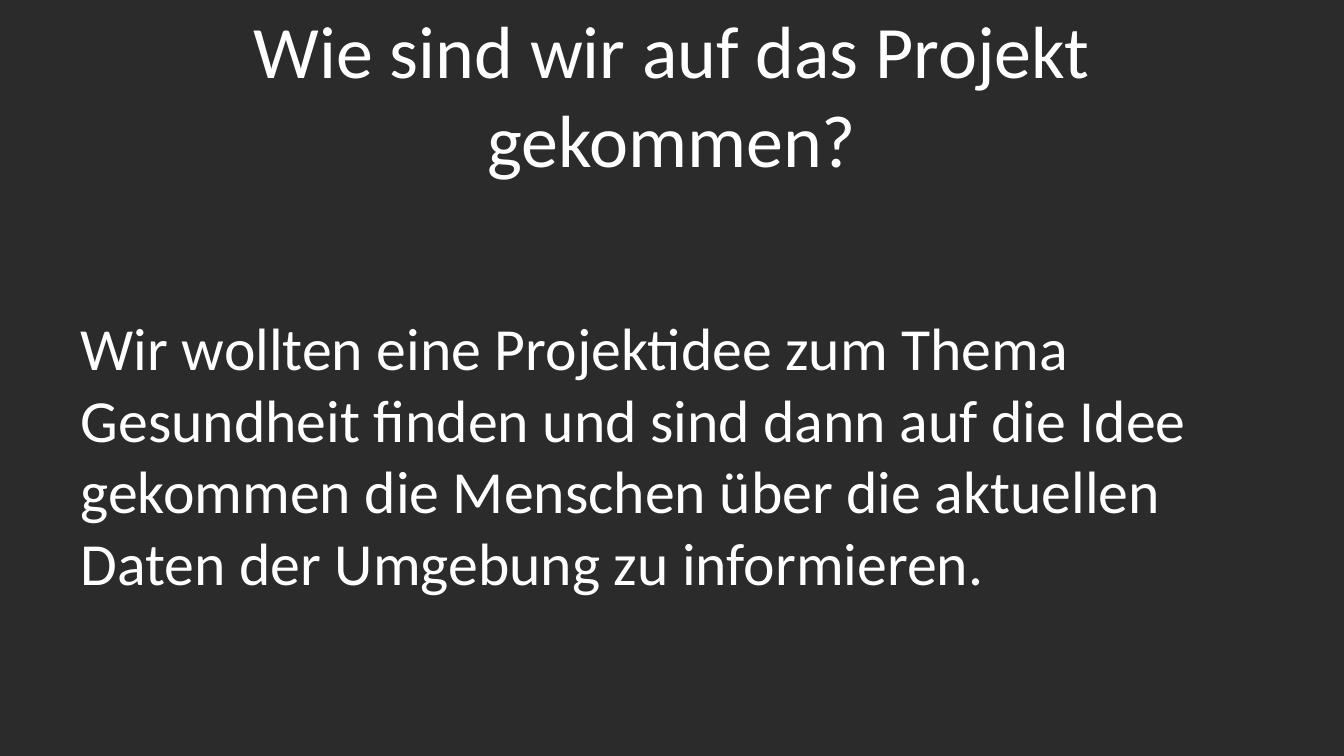
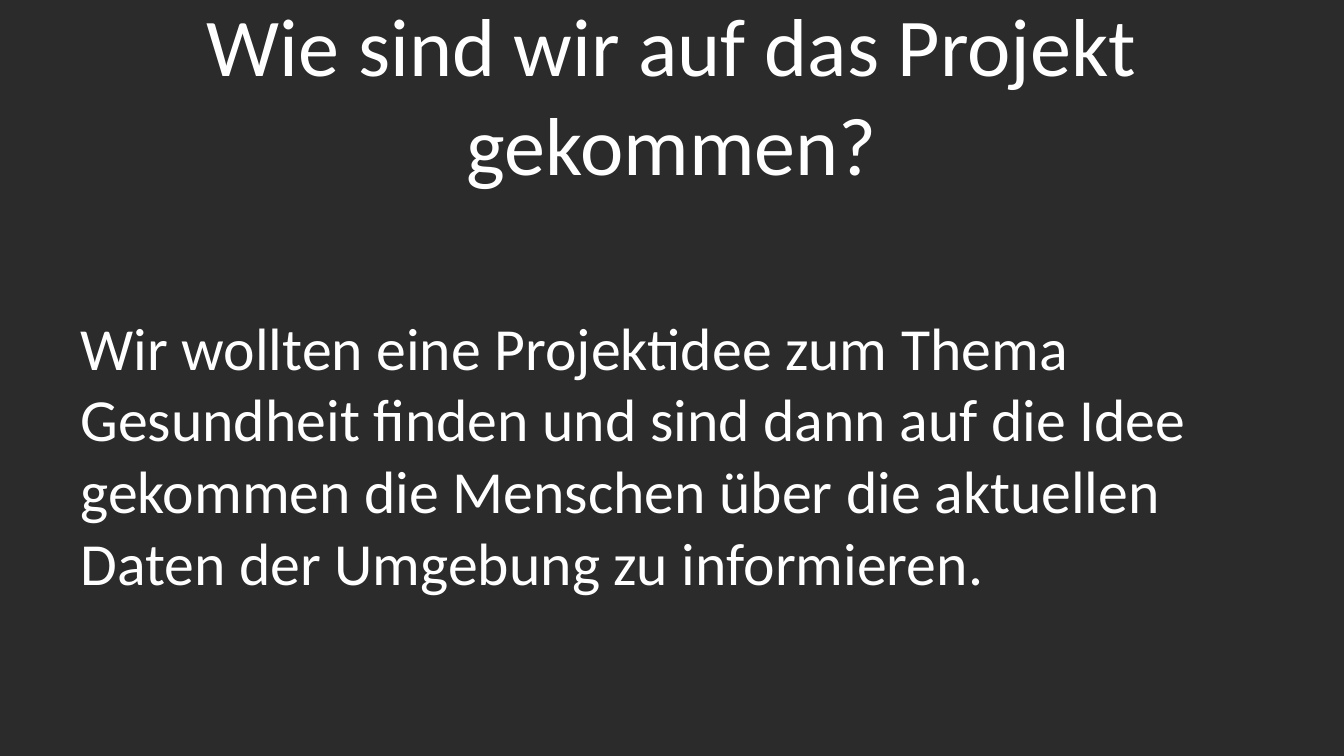
Before and after one commit to svensaeger/Hatschi, a slide deck: slide 4 of Praesentation.pptx. Drawn at 1344x756 pixels with LibreOffice and Linux fonts; fonts in the diff are those of the drawing; background and template pictures are left out; a plain dark background stands for a picture behind light text. Boxes give left, top, right and bottom in pixels: in the first picture for what was removed or moved away, otherwise in the second. Text is boxed around its words. In the diff, an @@ line names an element or a change of style, - is before the commit and + after.

Commit message:
powerpoint

```diff
--- a/Praesentation.pptx
+++ b/Praesentation.pptx
@@ text "Wie sind wir auf das ..." at (207,19,1136,189): size 39.6 to 44 pt @@
```
Also in this commit, not shown: 2 other slides changed, 1 other file.
